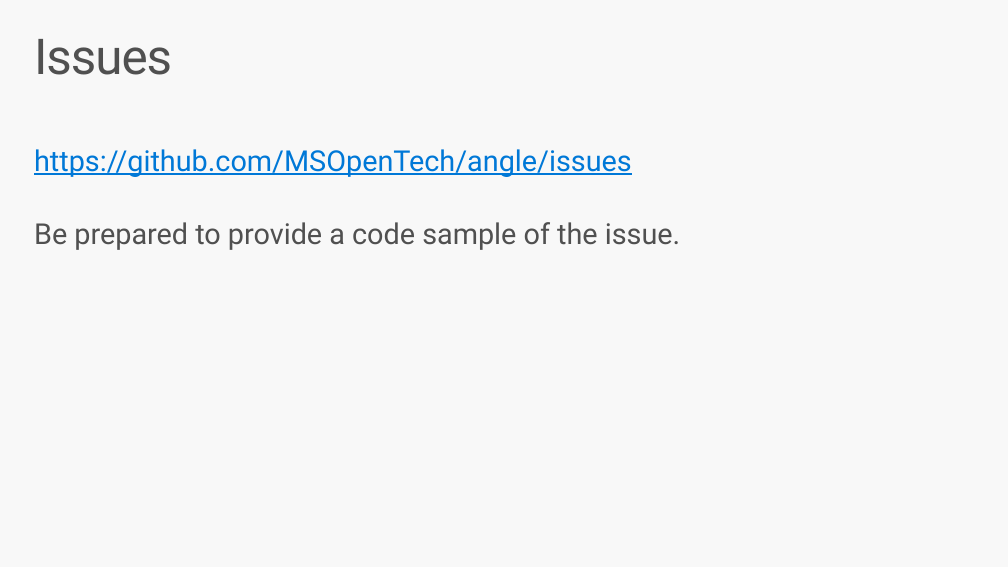
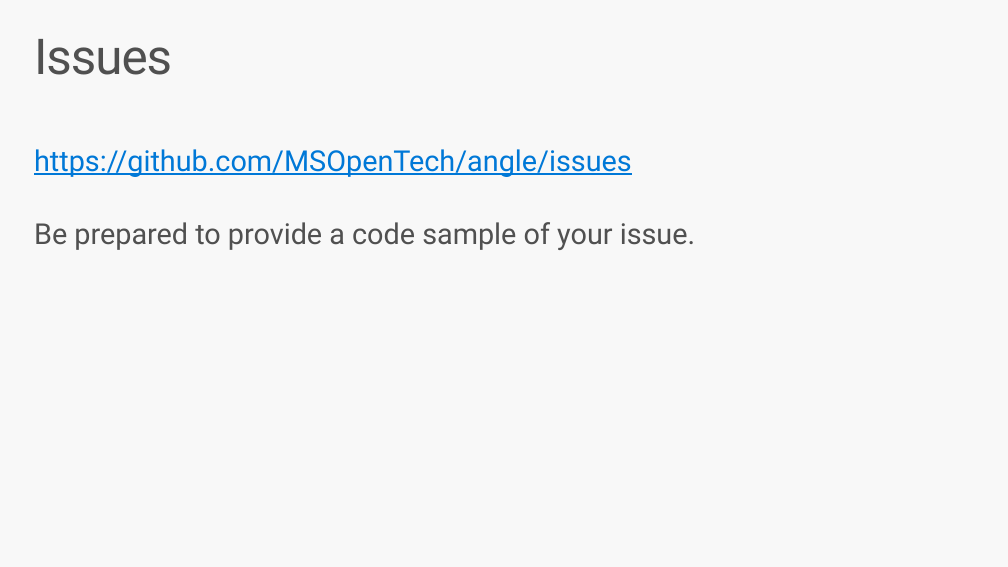
Before and after one commit to Microsoft-Build-2016/CodeLabs-GameDev-3-ANGLE, a slide deck: slide 21 of Presentation.pptx. Drawn at 1008x567 pixels with LibreOffice and Linux fonts; fonts in the diff are those of the drawing. Boxes give left, top, right and bottom in pixels: in the first picture for what was removed or moved away, otherwise in the second. Text is boxed around its words. In the diff, an @@ line names an element or a change of style, - is before the commit and + after.

```diff
--- a/Presentation.pptx
+++ b/Presentation.pptx
@@ text at <box>34,222,695,250</box>: text changed @@
-Be prepared to provide a code sample of the issue.
+Be prepared to provide a code sample of your issue.
```
